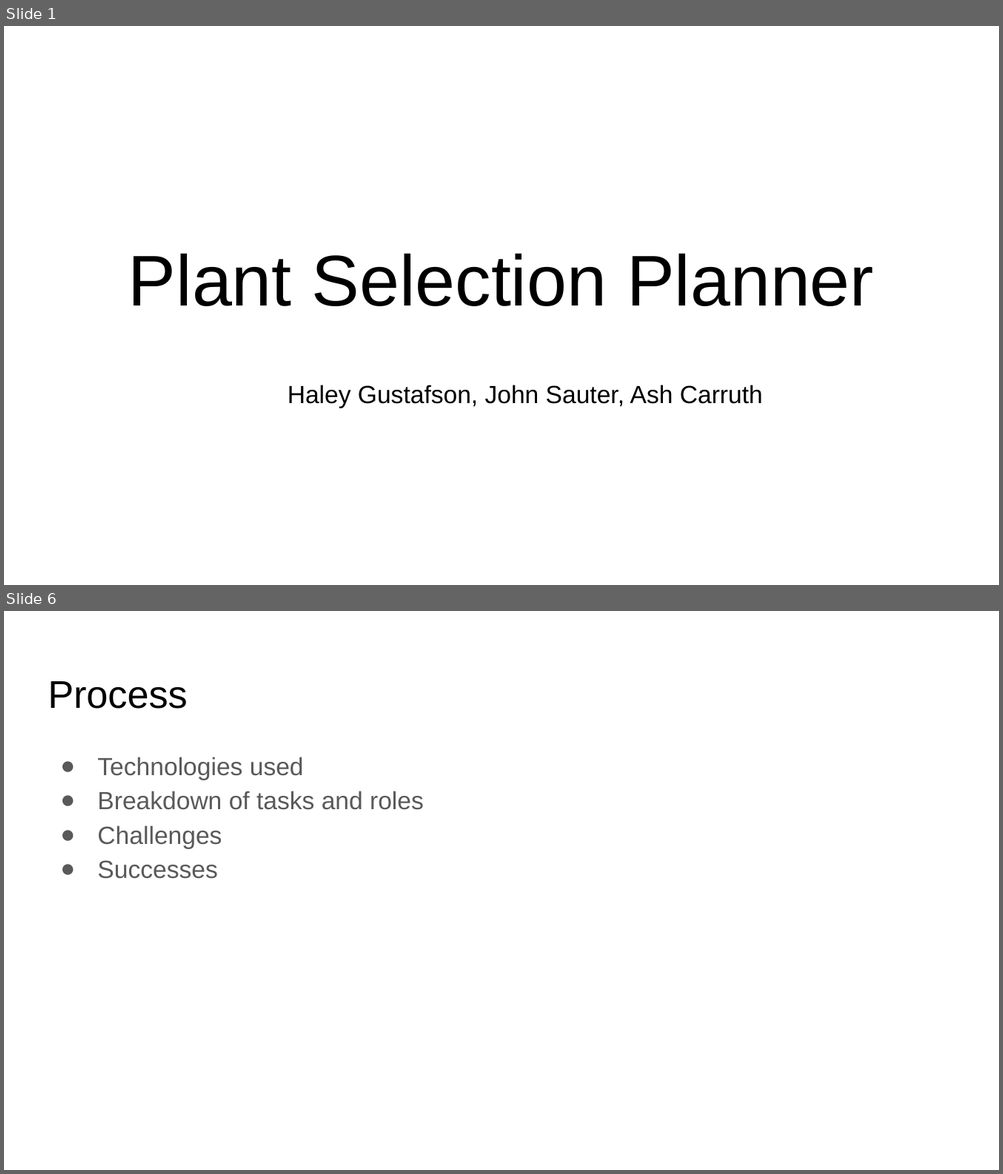
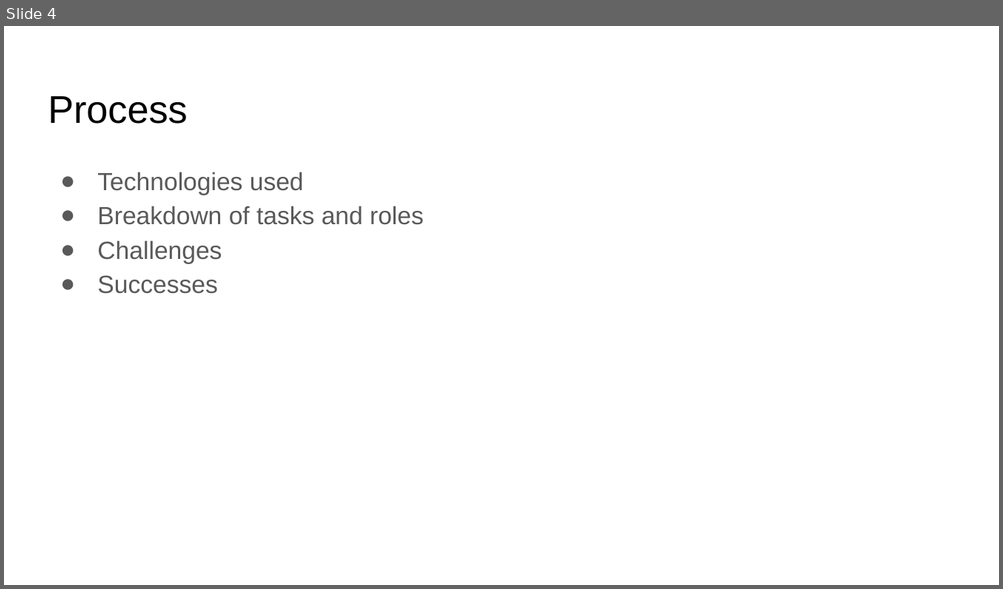
Before and after one commit to JohnSauter/plant_selection_planner, a slide deck: presentation/Plant_Selection_Planner.odp. Shown one above the other, each under a label of ours: slides 1 and 6 before the commit, slide 4 after it; the slides between them are not shown. The pictures are 1003x1174 and 1003x589 pixels, drawn with LibreOffice and Linux fonts; fonts in the diff are those of the drawing. Boxes give left, top, right and bottom in pixels: in the first picture for what was removed or moved away, otherwise in the second. Text is boxed around its words. In the diff, an @@ line names an element or a change of style, - is before the commit and + after.

```diff
--- a/presentation/Plant_Selection_Planner.odp
+++ b/presentation/Plant_Selection_Planner.odp
@@ slide 1 removed at box(4, 26, 999, 585), background #FFFFFF @@
@@ title removed at box(128, 253, 874, 306) @@
-Plant Selection Planner
@@ text removed at box(287, 385, 762, 408) @@
-Haley Gustafson, John Sauter, Ash Carruth
@@ what was slide 6 is now slide 4 @@
```
Also in this commit, not shown: 1 slide changed, 2 slides added, 3 other slides removed, 1 other file.
